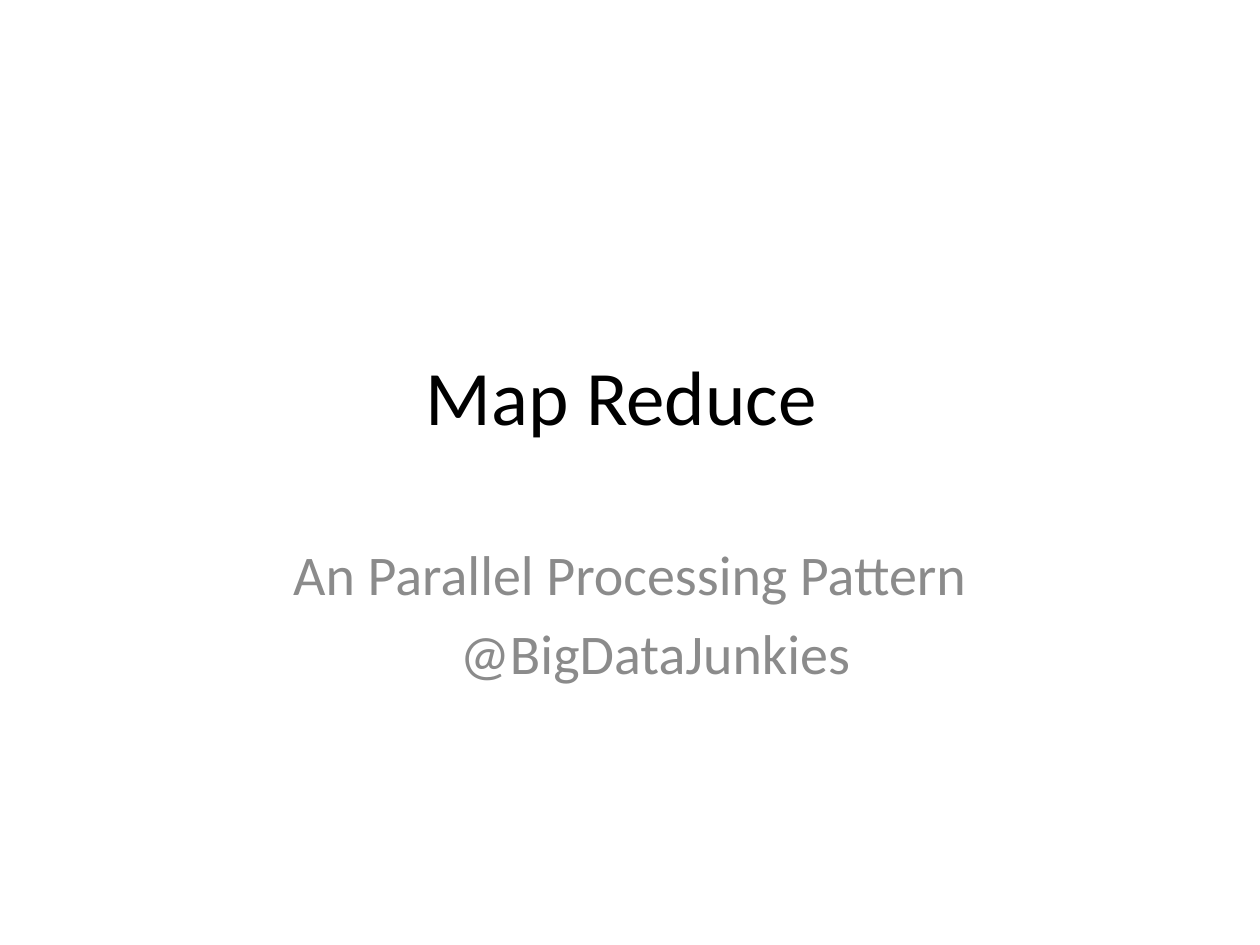
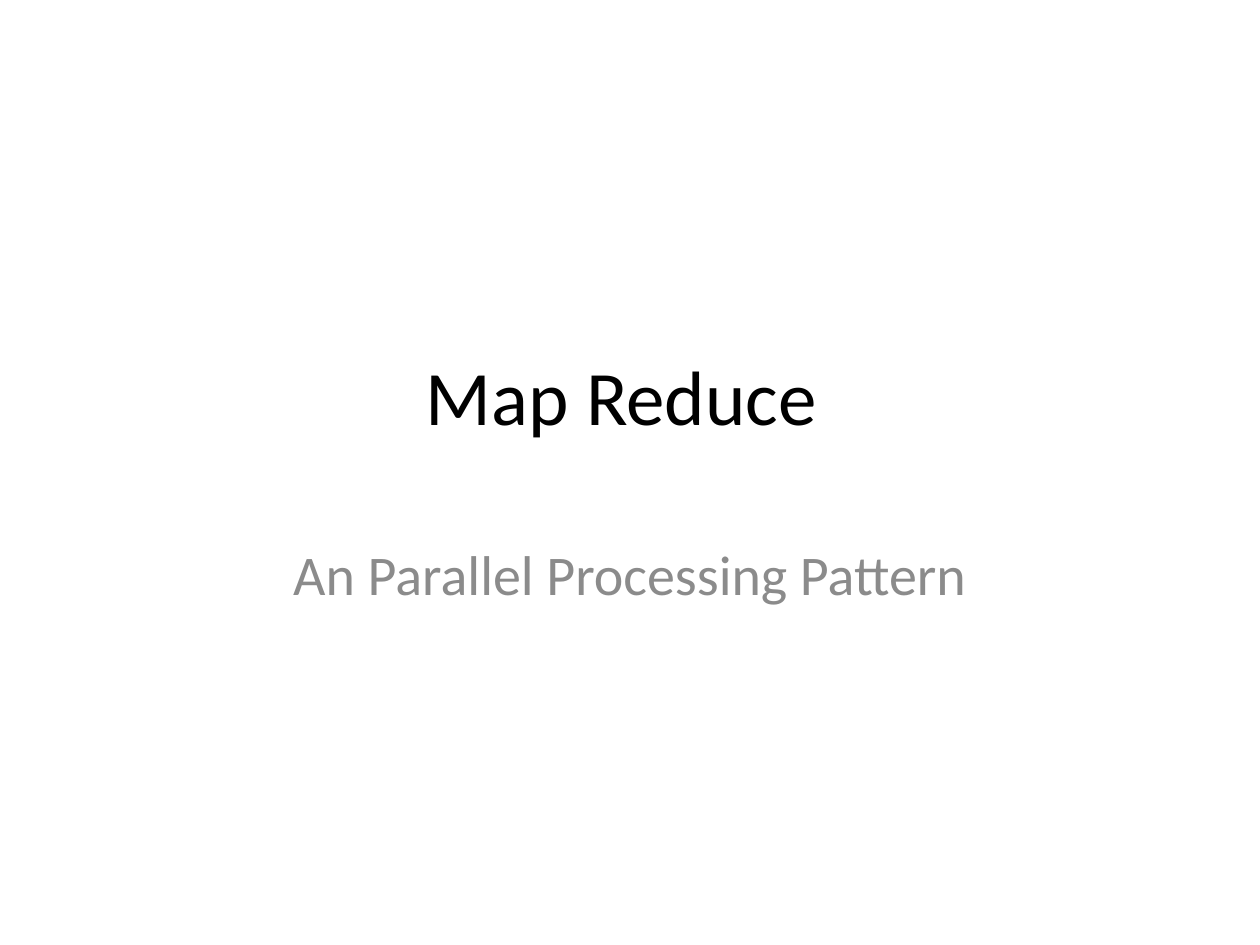
Before and after one commit to datalearnings/hadoop_learnings, a slide deck: slide 1 of ppt/Basics_MapReduce.pptx. Drawn at 1260x945 pixels with LibreOffice and Linux fonts; fonts in the diff are those of the drawing. Boxes give left, top, right and bottom in pixels: in the first picture for what was removed or moved away, otherwise in the second. Text is boxed around its words. In the diff, an @@ line names an element or a change of style, - is before the commit and + after.

```diff
--- a/ppt/Basics_MapReduce.pptx
+++ b/ppt/Basics_MapReduce.pptx
@@ subtitle at bbox=[460, 635, 850, 684]: paragraph removed @@
-@BigDataJunkies
```
Also in this commit, not shown: 2 other files.
